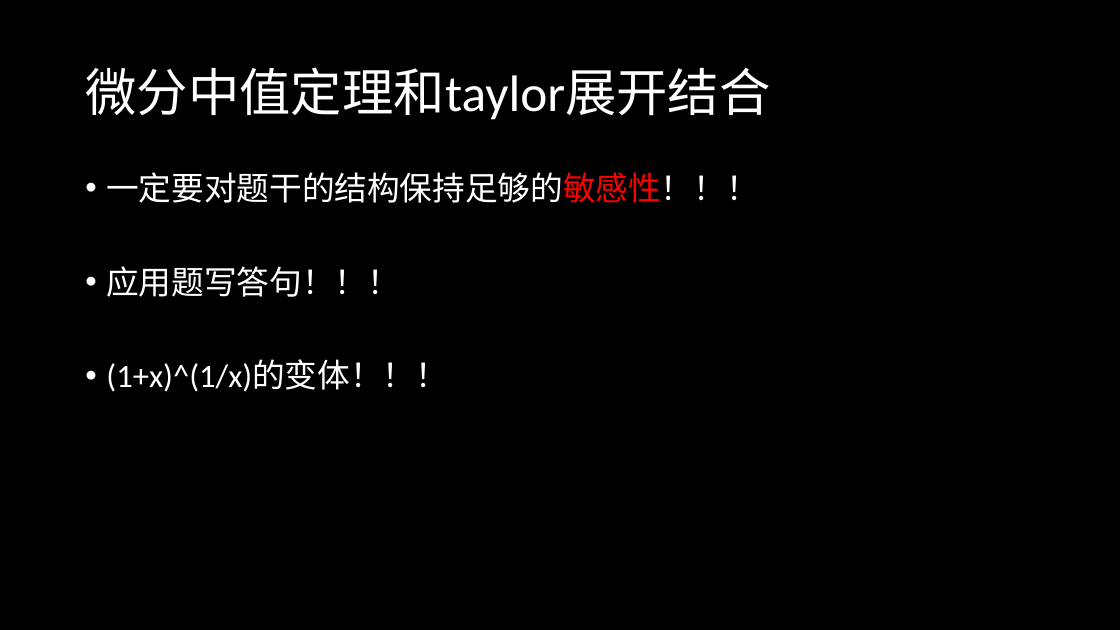
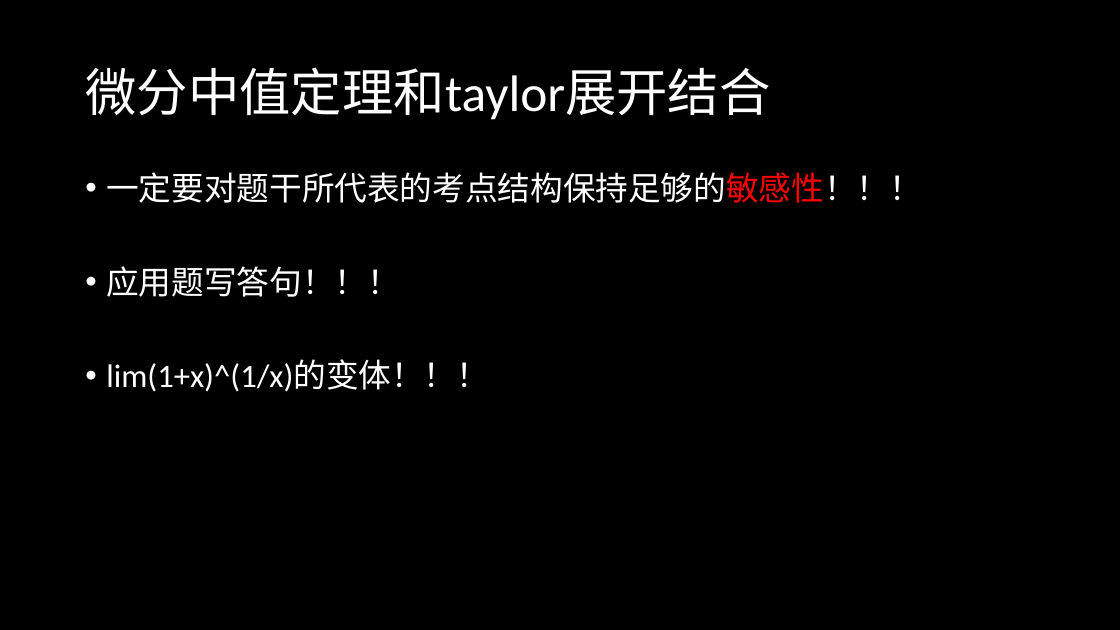
Before and after one commit to SavageTuna/Calculus, a slide deck: slide 85 of 高数1.pptx. Drawn at 1120x630 pixels with LibreOffice and Linux fonts; fonts in the diff are those of the drawing. Boxes give left, top, right and bottom in pixels: in the first picture for what was removed or moved away, otherwise in the second. Text is boxed around its words. In the diff, an @@ line names an element or a change of style, - is before the commit and + after.

```diff
--- a/高数1.pptx
+++ b/高数1.pptx
@@ text at (106, 172, 922, 203): text changed @@
-• 一定要对题干的结构保持足够的敏感性！！！
+• 一定要对题干所代表的考点结构保持足够的敏感性！！！
@@ text at (106, 361, 489, 392): text changed @@
-• (1+x)^(1/x)的变体！！！
+• lim(1+x)^(1/x)的变体！！！
```
Also in this commit, not shown: 2 other slides changed, 1 slide added, 3 other files.
